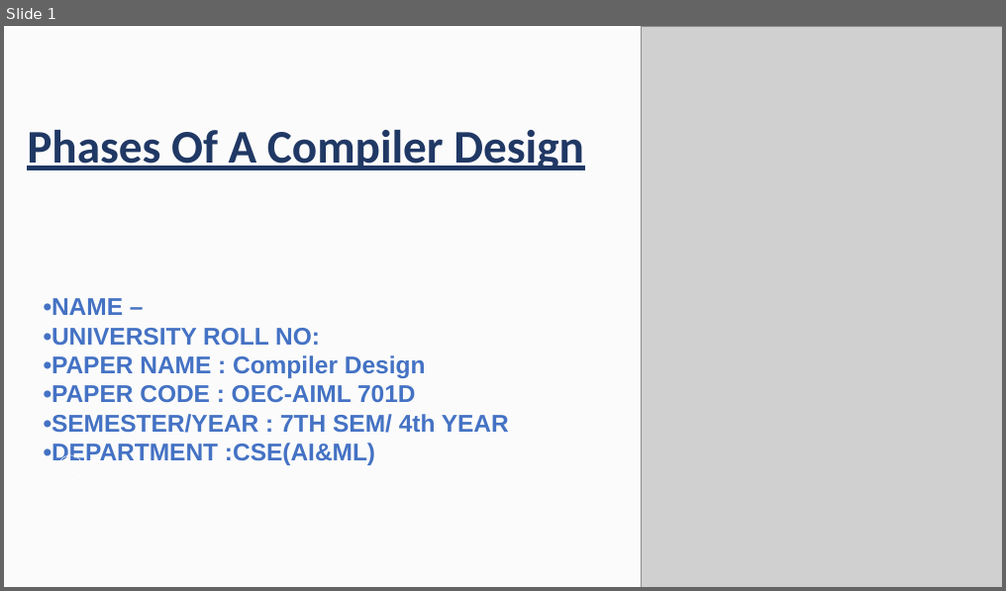
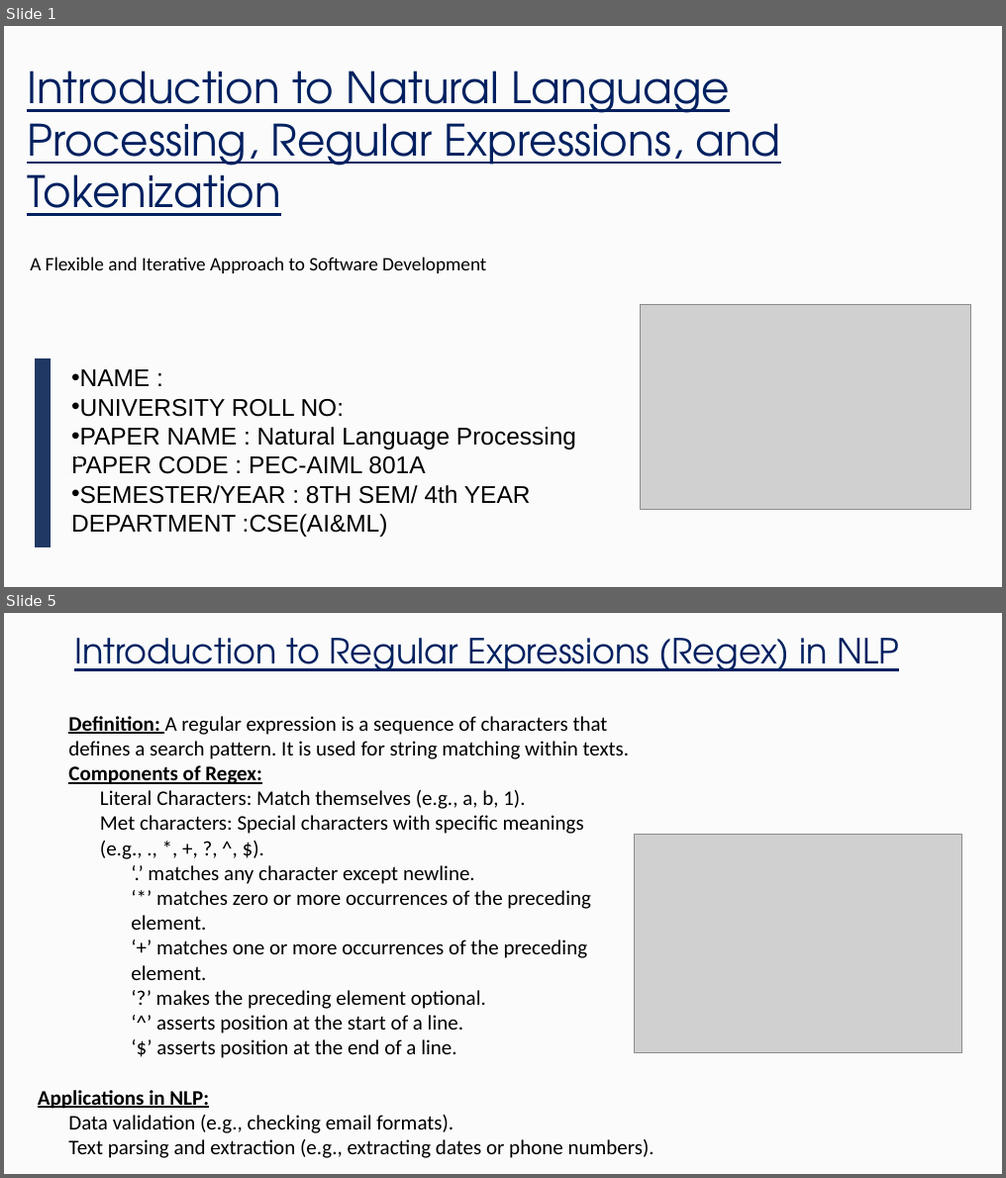
Before and after one commit to aditya2027krml/Undergraduate-CSE-AI-ML-Presentations-and-Reports-of-College, a slide deck: 4th Year/Presentations/34230821034.pptx. Shown one above the other, each under a label of ours: slide 1 before the commit, slides 1 and 5 after it; the slides between them are not shown. The pictures are 1006x591 and 1006x1178 pixels, drawn with LibreOffice and Linux fonts; fonts in the diff are those of the drawing; grey boxes stand for pictures; background and template pictures are left out. Boxes give left, top, right and bottom in pixels: in the first picture for what was removed or moved away, otherwise in the second. Text is boxed around its words. In the diff, an @@ line names an element or a change of style, - is before the commit and + after.

Commit message:
Add files via upload
Introduction to Natural Language Processing, Regular Expressions, and Tokenization

```diff
--- a/4th Year/Presentations/34230821034.pptx
+++ b/4th Year/Presentations/34230821034.pptx
@@ slide 5 added at <box>4,613,1002,1174</box>, background picture (left out) @@
@@ rectangle added at <box>4,613,1002,1174</box>, fill #FAFAFA at 75% opacity @@
@@ text added at <box>74,638,899,671</box>, 40 pt, text #002060, underline @@
+Introduction to Regular Expressions (Regex) in NLP
@@ text added at <box>38,716,654,1158</box>, 24 pt, text #000000 @@
+  Definition: A regular expression is a sequence of characters that defines a search pattern. It is used for string matching within texts.
+  Components of Regex:
+    Literal Characters: Match themselves (e.g., a, b, 1).
+    Met characters: Special characters with specific meanings (e.g., ., *, +, ?, ^, $).
+      ‘.’ matches any character except newline.
+      ‘*’ matches zero or more occurrences of the preceding element.
+      ‘+’ matches one or more occurrences of the preceding element.
+      ‘?’ makes the preceding element optional.
+      ‘^’ asserts position at the start of a line.
+      ‘$’ asserts position at the end of a line.
+Applications in NLP:
+  Data validation (e.g., checking email formats).
+  Text parsing and extraction (e.g., extracting dates or phone numbers).
@@ picture added at <box>635,835,962,1054</box> @@
@@ slide 1 changed as well @@
@@ picture removed at <box>641,26,1002,587</box> @@
@@ text at <box>27,71,781,216</box>: text changed; size 54 to 50 pt; font Calibri to TeX Gyre Adventor; text colour #203864 to #002060; bold off @@
-Phases Of A Compiler Design
+Introduction to Natural Language Processing, Regular Expressions, and Tokenization
@@ text added at <box>30,257,486,274</box>, 22 pt, text #000000 @@
+A Flexible and Iterative Approach to Software Development
@@ picture added at <box>640,305,970,509</box> @@
@@ freeform shape added at <box>35,359,51,548</box>, fill #203864 @@
@@ text at <box>71,370,576,537</box>: text changed; text colour #4472C4 to #000000; bold off @@
-•NAME –
-•UNIVERSITY ROLL NO:
-•PAPER NAME : Compiler Design
-•PAPER CODE : OEC-AIML 701D
-•SEMESTER/YEAR : 7TH SEM/ 4th YEAR •DEPARTMENT :CSE(AI&ML)
+• NAME :
+• UNIVERSITY ROLL NO:
+• PAPER NAME : Natural Language Processing PAPER CODE : PEC-AIML 801A
+• SEMESTER/YEAR : 8TH SEM/ 4th YEAR DEPARTMENT :CSE(AI&ML)
```
Also in this commit, not shown: 1 other slide changed, 8 other slides added, 9 slides removed.
